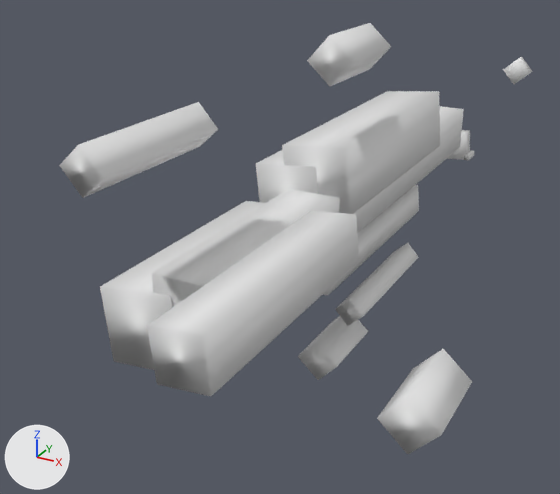
The FBX model Reference/Resources/Mesh/Animation/Effect/E_BL_Normal.fbx, before and after one commit.
One viewpoint serves both versions: a camera (50 mm lens) standing at (0.0201, -0.0468, 0.0181) and looking at (-0.0033, -0.0043, -0.0032). Arrows for +X, +Y and +Z are at lower left; the lights stay in place. Materials are left out; every surface is plain grey. Where no turn or scale is listed for an object, it has been applied to the vertices.

Objects in the first picture: 'beam5', 'beam5 1', 'beam6', 'beam6 1', 'beam_big2', 'beam_big2 1', 'beam_big3', 'beam_big3 1', 'beam_big4', 'beam_big4 1', 'main_line1'.
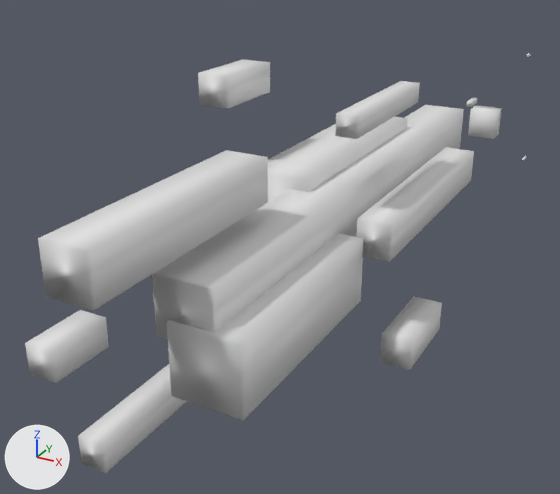
ob_main_line is not drawn itself; it is the parent of ob_beam_big4, ob_beam_big2, ob_beam_big3, ob_beam5, ob_beam6, ob_beam7, ob_beam4, ob_beam_big1.
ob_sub_line is not drawn itself; it is the parent of ob_beam_big3_1, ob_beam_big4_1, ob_beam_big1_1, ob_beam_big2_1.
ob_sub2_line is not drawn itself; it is the parent of ob_beam6_1, ob_beam4_1, ob_beam7_1, ob_beam5_1.

Pixel boxes [x1, y1, x2, y2] of what changed, in the pictures (560 x 494 px):
'beam5', turned
    before: [147, 211, 359, 396]
    after: [38, 150, 268, 310]
'beam_big2', turned
    before: [100, 201, 265, 370]
    after: [167, 233, 364, 420]
'beam_big3', turned
    before: [282, 91, 440, 214]
    after: [268, 117, 407, 201]
'beam5 1', turned
    before: [59, 102, 218, 198]
    after: [78, 364, 187, 473]
'beam_big2 1', turned
    before: [377, 348, 472, 454]
    after: [25, 310, 109, 383]
'beam6', turned
    before: [323, 185, 419, 295]
    after: [356, 147, 474, 262]
'beam_big3 1', turned
    before: [307, 23, 391, 86]
    after: [380, 296, 442, 370]
'beam_big4 1', turned
    before: [298, 316, 368, 380]
    after: [198, 59, 270, 109]
'beam6 1', turned
    before: [335, 243, 418, 326]
    after: [335, 81, 420, 139]
'beam_big4', turned (not visible afterwards)
    before: [256, 150, 318, 203]
'beam7', turned
    before: [447, 130, 470, 160]
    after: [468, 105, 502, 139]
'beam7 1', turned (not visible afterwards)
    before: [503, 56, 532, 84]
'beam_big1', turned
    before: [464, 150, 474, 160]
    after: [466, 97, 477, 107]
'beam4 1', turned (not visible before)
    after: [522, 156, 526, 161]

The change in detail:
Object 'sub_line' (ob_sub_line) turns from (0, 0, 138) to (0, 0, 0) degrees about x, y and z.
Object 'sub2_line' (ob_sub2_line) turns from (0, 0, -138) to (0, 0, 0) degrees about x, y and z.
Object 'main_line' (ob_main_line) turns from (0, 0, -84) to (0, 0, 0) degrees about x, y and z.
